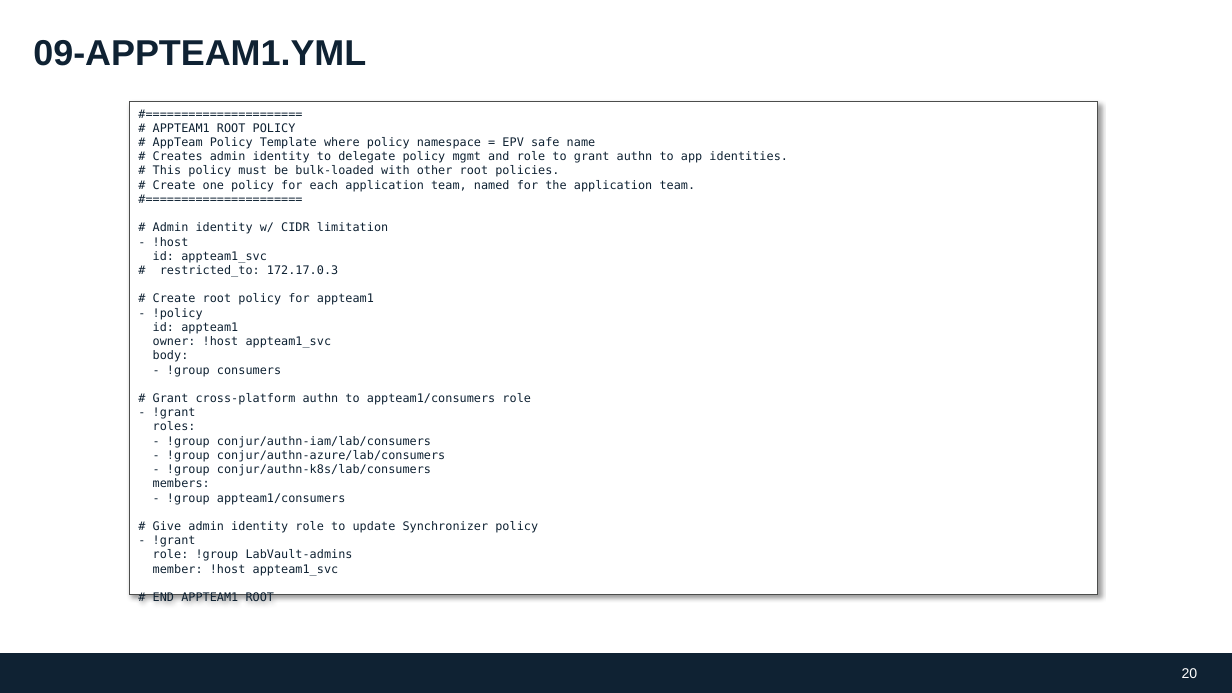
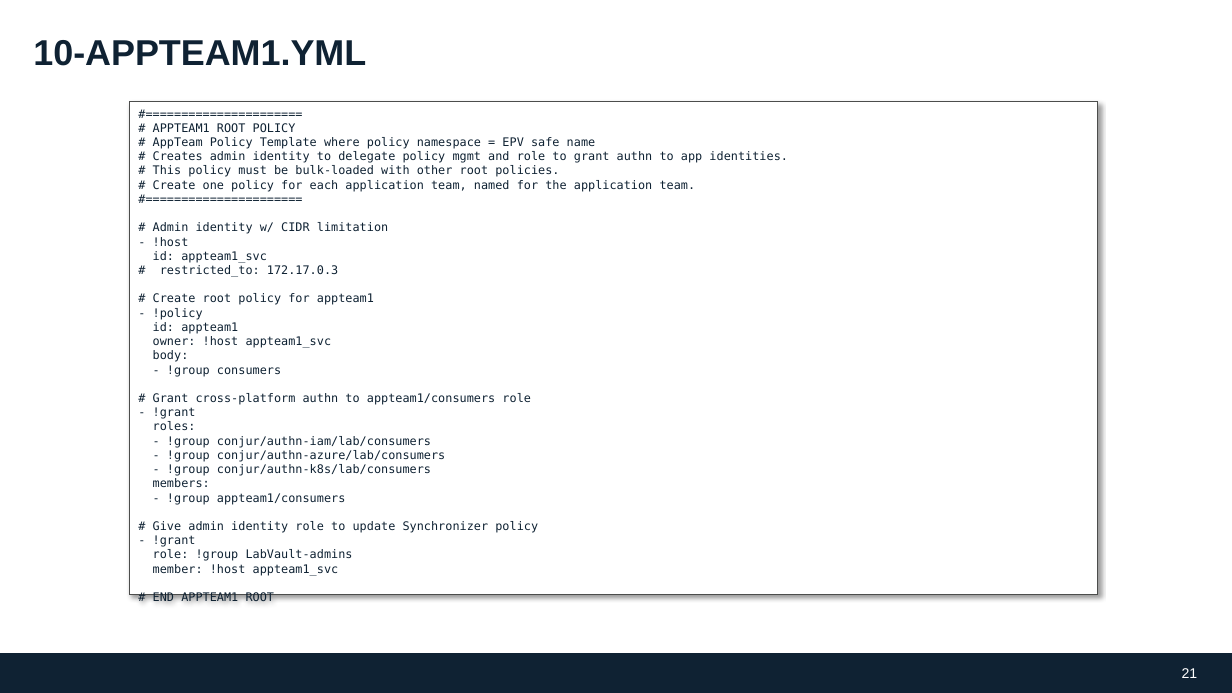
Before and after one commit to conjurdemos/conjur-policy-workshop, a slide deck: slide 21 of ppt/DAP-Policy-Model-200615JH.pptx (slide 20 before the commit). Drawn at 1232x693 pixels with LibreOffice and Linux fonts; fonts in the diff are those of the drawing; background and template pictures are left out. Boxes give left, top, right and bottom in pixels: in the first picture for what was removed or moved away, otherwise in the second. Text is boxed around its words. In the diff, an @@ line names an element or a change of style, - is before the commit and + after.

```diff
--- a/ppt/DAP-Policy-Model-200615JH.pptx
+++ b/ppt/DAP-Policy-Model-200615JH.pptx
@@ title at (33,40,366,66): text changed @@
-09-APPTEAM1.YML
+10-APPTEAM1.YML
@@ page number at (1182,668,1198,678): text changed @@
-20
+21
```
Also in this commit, not shown: 3 other slides changed, 1 slide added.
